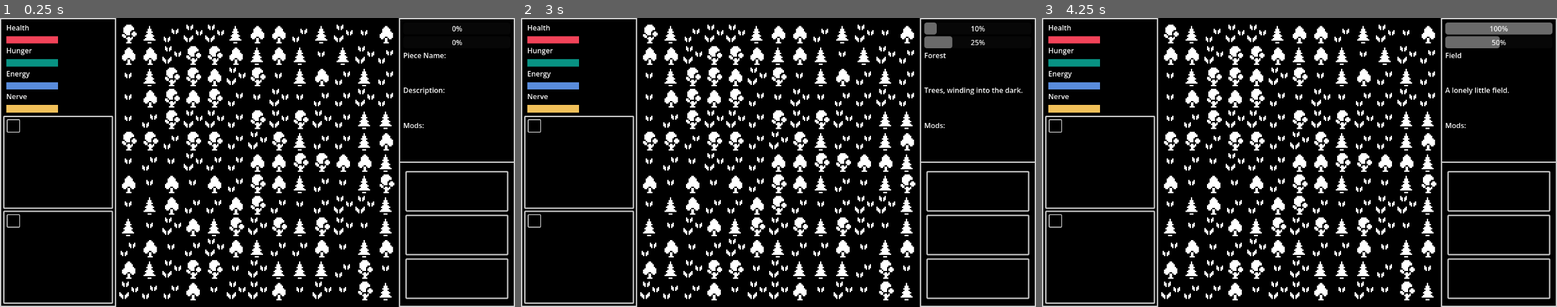
Above: before the commit, frames 1-3 (left to right).
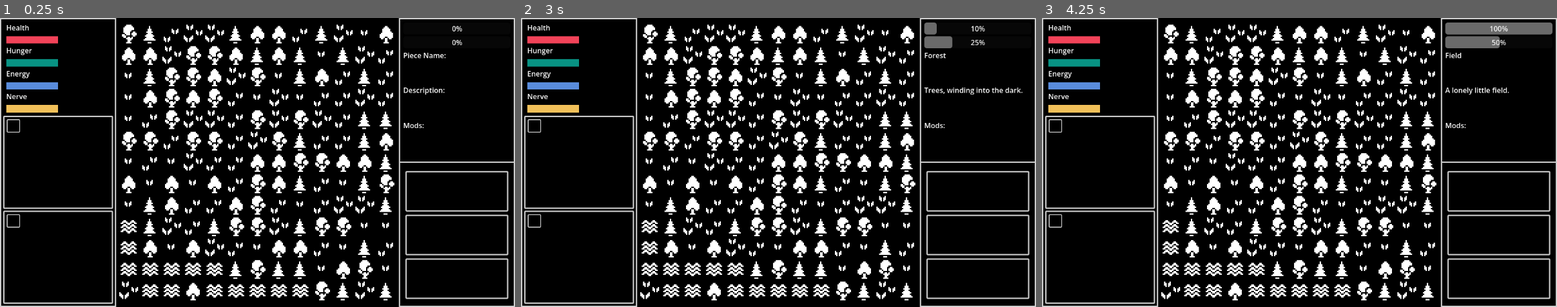
Above: after the commit, the same moments.

Repository: Roach0/Manafield
Game: Godot game, scene res://game_manager.tscn
Same seed, same stepped clock (60 frames per second), same inputs: the game is played once before the commit and once after it.
Inputs (mouse positions are in pixels of both pictures, inside the frame that each line leads up to):
- Up to frame 1 (0.25 s): no input
- Up to frame 2 (3 s): click (536, 124) at 0.52 s; click (536, 124) at 1.27 s; click (536, 124) at 2.02 s; tap Enter at 2.75 s; move the mouse to (891, 148) at 2.77 s
- Up to frame 3 (4.25 s): tap Space at 3.5 s; move the mouse to (1196, 176) at 3.52 s

The runs differ from the first frame. In frame 1, 3.4% of the frame differs, in the area x 23-77%, y 68-98%; in frame 2, 3.4%; in frame 3, 3.4%.

Commit message:
0.10
River generation, most of map generation is complete.  Only need to handle adding 2 things:
- Required Tiles
- Chance Tiles

Diff:
--- /dev/null
+++ b/pieces/river/river.gd
@@ -0,0 +1,18 @@
+extends PieceData
+class_name River
+
+
+func _ready() -> void:
+	pass
+
+func _click() -> void:
+	pass
+
+func _tick() -> void:
+	pass
+
+func _destroy() -> void:
+	pass
+
+func _complete() -> void:
+	pass
--- /dev/null
+++ b/pieces/river/river.tres
@@ -0,0 +1,10 @@
+[gd_resource type="Resource" script_class="River" format=3 uid="uid://k7r102iitpfa"]
+
+[ext_resource type="Texture2D" uid="uid://bilmcrttuh7qy" path="res://pieces/river/icons/Weather_Water_Sea_Ocean_Waves_Wavy.png" id="1_vccjj"]
+[ext_resource type="Script" uid="uid://dxjjisis664hn" path="res://pieces/river/river.gd" id="2_qlmmg"]
+
+[resource]
+script = ExtResource("2_qlmmg")
+name = "River"
+icons = Array[Texture2D]([ExtResource("1_vccjj")])
+metadata/_custom_type_script = "uid://dxjjisis664hn"
--- a/world/world.gd
+++ b/world/world.gd
@@ -2,7 +2,9 @@
 class_name World
 
 @export var slot_scene: PackedScene
-@export var piece_data_list: Array[PieceData]  # your forest .tres for now
+@export var piece_data_list: Array[PieceData]
+@export var river_piece_data: PieceData
+
 
 @onready var grid: GridContainer = %WorldSlots
 
@@ -12,10 +14,101 @@
 	pass
 
 func generate_world() -> void:
+	var river_path := generate_river_path()
+
 	for i in 169:
-		var piece_data = piece_data_list[randi() % piece_data_list.size()]
-		var data := piece_data.duplicate() as PieceData
+		var col := i % 13
+		var row := i / 13
+		var coord := Vector2i(col, row)
+
 		var slot := slot_scene.instantiate() as WorldSlot
 		grid.add_child(slot)
-		slot.set_piece(data)
+
+		if river_path.has(coord):
+			var river_data := river_piece_data.duplicate() as PieceData
+			slot.set_piece(river_data)
+		else:
+			var piece_data := piece_data_list[randi() % piece_data_list.size()]
+			var data := piece_data.duplicate() as PieceData
+			slot.set_piece(data)
+
 		slot.update_display.connect(func(piece): update_display.emit(piece))
+
+
+# note: river path is generated, but returns an array of coordinates that form a path
+# from one edge of the map to another, these are used as reference for tile laying during generation.
+func generate_river_path() -> Array[Vector2i]:
+	var path: Array[Vector2i] = []
+
+	# Pick two different edges (0=top, 1=bottom, 2=left, 3=right)
+	var edge_a := randi() % 4
+	var edge_b := randi() % 4
+	while edge_b == edge_a or (edge_b == 1 - edge_a) == false and abs(edge_b - edge_a) != 1:
+		# Ensure edges aren't the same; opposite edges also fine, adjacent is fine too
+		# Actually let's just prevent same edge only:
+		edge_b = randi() % 4
+		if edge_b != edge_a:
+			break
+
+	var start := _random_edge_point(edge_a)
+	var end   := _random_edge_point(edge_b)
+
+	var current := start
+	path.append(current)
+
+	var max_steps := 169  # safety cap
+	var steps := 0
+
+	while current != end and steps < max_steps:
+		steps += 1
+		var dx: int = sign(end.x - current.x)
+		var dy: int = sign(end.y - current.y)
+
+		# Build weighted candidate list — bias toward goal, allow drift
+		var candidates: Array[Vector2i] = []
+
+		if dx != 0:
+			candidates.append(Vector2i(current.x + dx, current.y))
+			candidates.append(Vector2i(current.x + dx, current.y))  # double weight
+		if dy != 0:
+			candidates.append(Vector2i(current.x, current.y + dy))
+			candidates.append(Vector2i(current.x, current.y + dy))  # double weight
+		# Occasional lateral drift
+		candidates.append(Vector2i(current.x + 1, current.y))
+		candidates.append(Vector2i(current.x - 1, current.y))
+		candidates.append(Vector2i(current.x, current.y + 1))
+		candidates.append(Vector2i(current.x, current.y - 1))
+
+		# Shuffle and pick first valid, unvisited, in-bounds candidate
+		candidates.shuffle()
+		var moved := false
+		for candidate in candidates:
+			if _in_bounds(candidate) and not path.has(candidate):
+				current = candidate
+				path.append(current)
+				moved = true
+				break
+
+		if not moved:
+			break  # Stuck — shouldn't happen often with 13x13
+
+	# Make sure we actually reach the end cell
+	if not path.has(end):
+		path.append(end)
+
+	return path
+
+# also generated, this is used to select a random point along one of the maps edges.
+func _random_edge_point(edge: int) -> Vector2i:
+	# Leave corners free — start from column/row 1..11
+	var pos := 1 + randi() % 11
+	match edge:
+		0: return Vector2i(pos, 0)       # top
+		1: return Vector2i(pos, 12)      # bottom
+		2: return Vector2i(0, pos)       # left
+		3: return Vector2i(12, pos)      # right
+	return Vector2i(0, 0)
+
+# this is an easy check to maintain boundries in case a point exceeds the map dimension i intend.
+func _in_bounds(coord: Vector2i) -> bool:
+	return coord.x >= 0 and coord.x < 13 and coord.y >= 0 and coord.y < 13
--- a/world/world.tscn
+++ b/world/world.tscn
@@ -5,6 +5,7 @@
 [ext_resource type="Resource" uid="uid://da44qyio5b7gh" path="res://pieces/forest/forest.tres" id="3_h5o24"]
 [ext_resource type="Script" uid="uid://d1jvv5nljgayt" path="res://pieces/piece_data.gd" id="3_mmdvd"]
 [ext_resource type="Resource" uid="uid://bd8ujfhrb8r11" path="res://pieces/field/field.tres" id="5_mmdvd"]
+[ext_resource type="Resource" uid="uid://k7r102iitpfa" path="res://pieces/river/river.tres" id="6_fn3g3"]
 
 [node name="World" type="MarginContainer" unique_id=982076166]
 anchors_preset = 15
@@ -18,6 +19,7 @@
 script = ExtResource("1_f3sb7")
 slot_scene = ExtResource("2_4717r")
 piece_data_list = Array[ExtResource("3_mmdvd")]([ExtResource("3_h5o24"), ExtResource("5_mmdvd")])
+river_piece_data = ExtResource("6_fn3g3")
 
 [node name="WorldSlots" type="GridContainer" parent="." unique_id=1972382574]
 unique_name_in_owner = true
Binary file added: pieces/river/icons/Weather_Water_Sea_Ocean_Waves_Wavy.png
Not shown, added: pieces/river/icons/Weather_Water_Sea_Ocean_Waves_Wavy.png.import
Not shown, added: pieces/river/river.gd.uid
